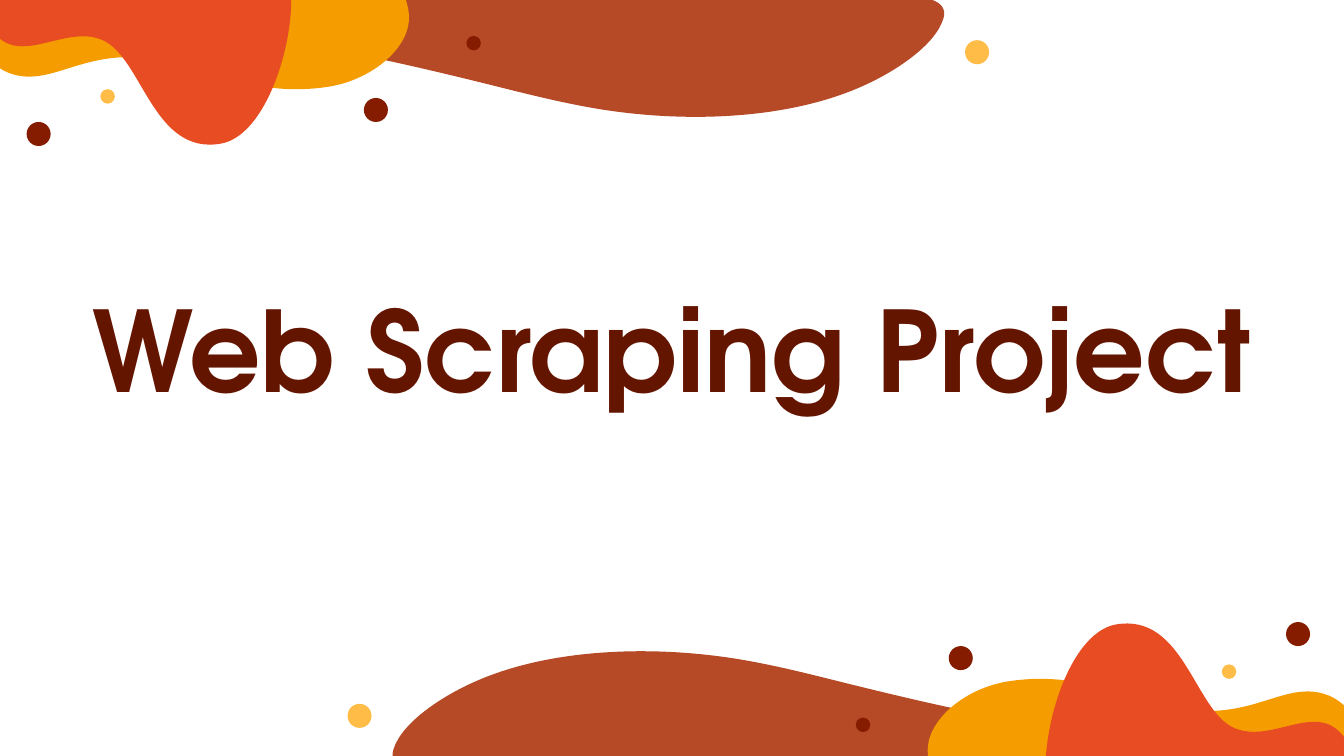
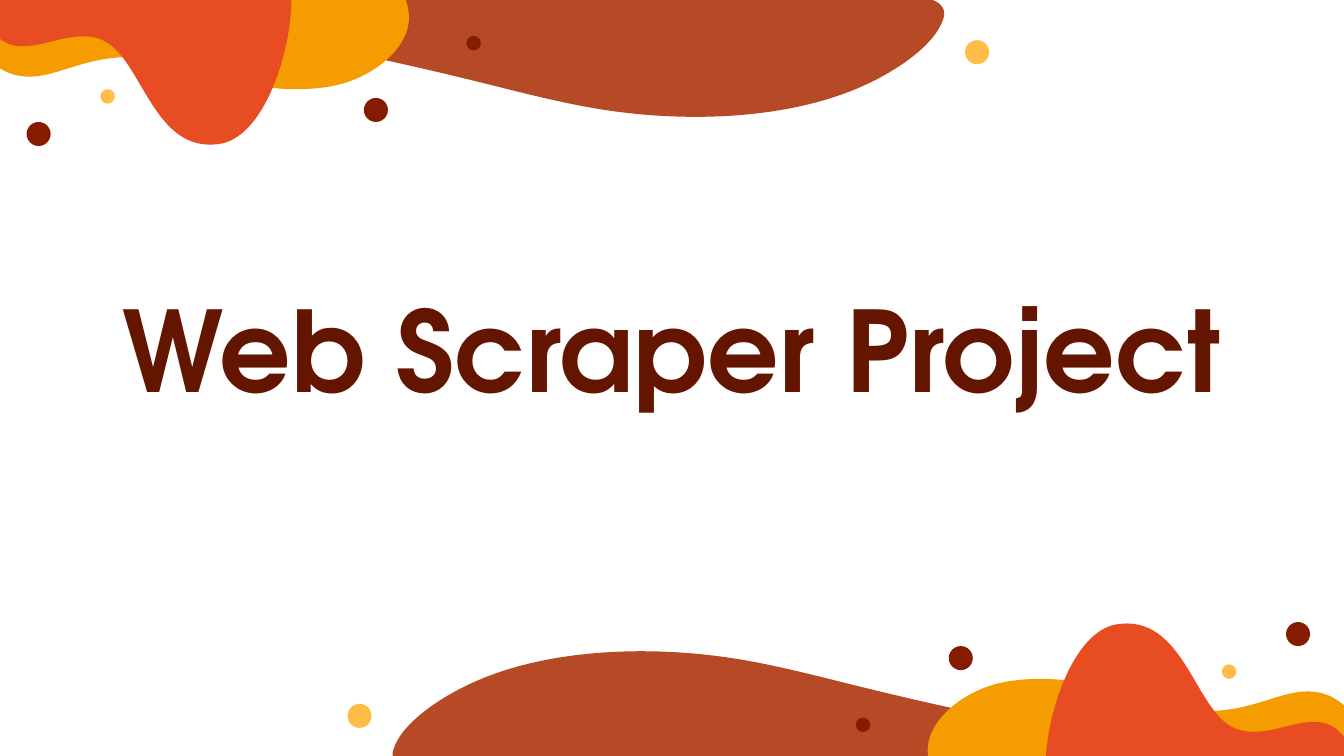
Before and after one commit to codingburgas/2223-otj-10-project-python-web-scraper-GSTabanov20, a slide deck: slide 1 of Documentation/Presentation.pptx. Drawn at 1344x756 pixels with LibreOffice and Linux fonts; fonts in the diff are those of the drawing. Boxes give left, top, right and bottom in pixels: in the first picture for what was removed or moved away, otherwise in the second. Text is boxed around its words. In the diff, an @@ line names an element or a change of style, - is before the commit and + after.

```diff
--- a/Documentation/Presentation.pptx
+++ b/Documentation/Presentation.pptx
@@ title at bbox=[123, 306, 1221, 413]: text changed @@
-Web Scraping Project
+Web Scraper Project
```
Also in this commit, not shown: 2 other slides changed, 1 other file.
